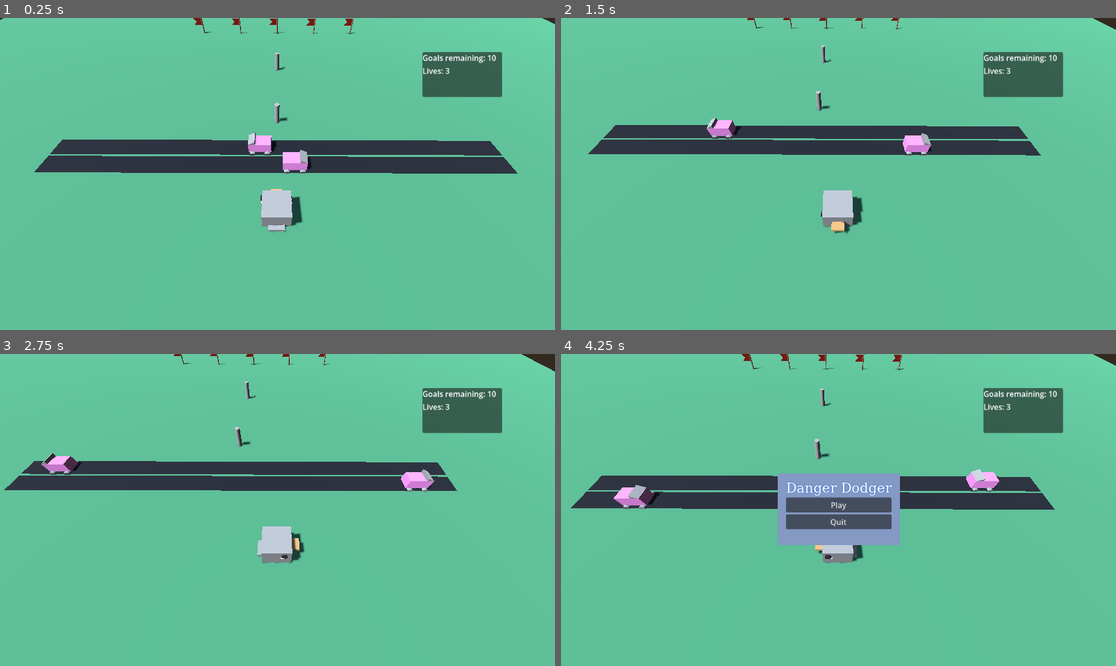
Above: before the commit, frames 1-4 (two rows, left to right).
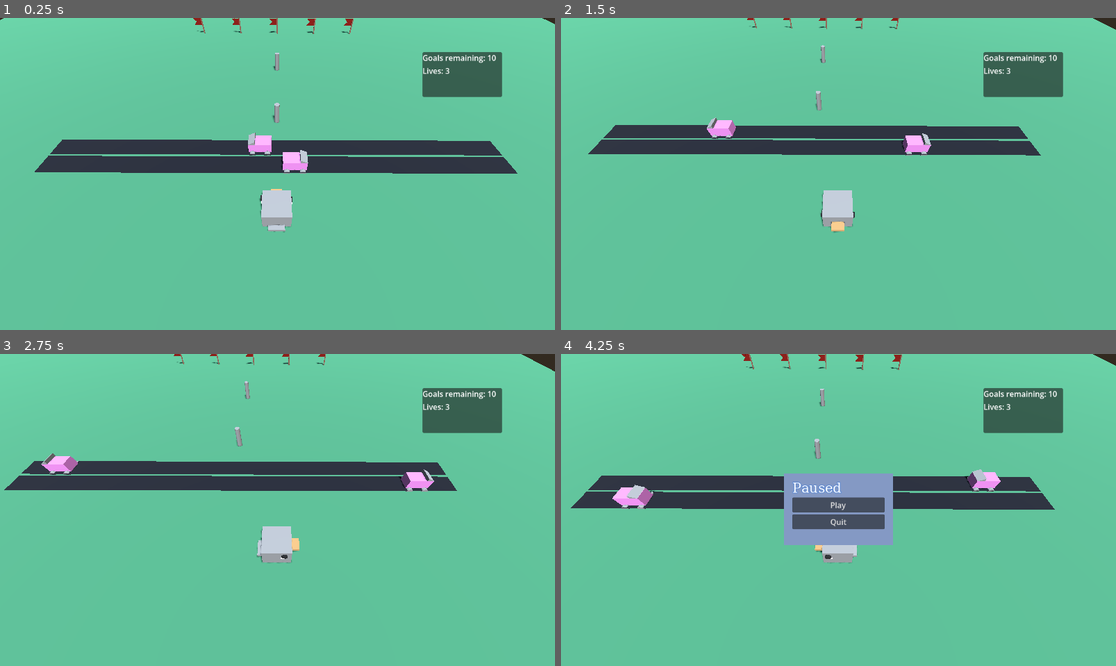
Above: after the commit, the same moments.

Repository: chloedixon11/danger-dodger
Game: Godot game, scene res://Main/Main.tscn
The game is run twice, just before and just after one commit, with the same random seed, the same clock (stepped at 60 frames per second) and the same inputs.
Inputs:
- Up to frame 1 (0.25 s): no input
- Up to frame 2 (1.5 s): hold D (move_right) 0.53-1.28 s; hold S (move_down) from 1.28 s (still down)
- Up to frame 3 (2.75 s): release S (move_down) at 2.03 s; hold D (move_right) from 2.03 s (still down)
- Up to frame 4 (4.25 s): release D (move_right) at 2.78 s; hold W (move_up) 2.78-3.53 s; hold A (move_left) from 3.53 s (still down); tap Escape (pause) at 4.15 s

The runs differ from the first frame. In frame 1, 0.9% of the frame differs, in the area x 34-64%, y 0-69%; in frame 2, 0.9%; in frame 3, 0.9%; in frame 4, 2.2%, in the area x 9-80%, y 0-68%.

Commit message:
Working on level loop

Diff:
--- a/Code/Duck/Duck.gd
+++ b/Code/Duck/Duck.gd
@@ -6,12 +6,12 @@
 @onready var lives_ui: Label = $UI/VBox/LivesUI
 
 @export var lives: int = 3
+@export var level: Level
 
 var leap_distance: float = 1.0
 var weight: float = 1.0
 var weight_speed: float = 5.0
 
-var main: Main
 var spawning_point: Vector3
 var current_spot: Vector3
 var next_spot: Vector3
@@ -22,8 +22,8 @@
 	spawning_point = position
 	current_spot = position
 	next_spot = position
-	main = get_parent()
 
+	level = get_parent()
 	update_lives(0)
 
 
@@ -87,7 +87,7 @@
 		respawn()
 		print("Goal!!!")
 		other_area.set_occupied()
-		main.check_game_over()
+		level.check_level_over()
 
 	if other_area is Vehicle:
 		update_lives(-1)
--- /dev/null
+++ b/Code/Levels/Level.gd
@@ -0,0 +1,27 @@
+extends Node3D
+class_name  Level
+
+@onready var goal_0: Goal = $Goals/Goal0
+@onready var goal_1: Goal = $Goals/Goal1
+@onready var goal_2: Goal = $Goals/Goal2
+@onready var goal_3: Goal = $Goals/Goal3
+@onready var goal_4: Goal = $Goals/Goal4
+
+var main: Main
+var goals: Array
+
+func _ready() -> void:
+	goals.append(goal_0)
+	goals.append(goal_1)
+	goals.append(goal_2)
+	goals.append(goal_3)
+	goals.append(goal_4)
+
+func check_level_over():
+	for goal in goals:
+		if not goal.occupied:
+			print("Game not over")
+			return
+	print("Game Over")
+	main.next_level()
+	#pause_menu.game_over("You Win!")
--- /dev/null
+++ b/Code/Levels/SkyWorld.tscn
@@ -0,0 +1,60 @@
+[gd_scene format=3 uid="uid://qjr6jp64qq8p"]
+
+[ext_resource type="Script" uid="uid://d3d2r0u0p7bod" path="res://Levels/Level.gd" id="1_g4bax"]
+[ext_resource type="PackedScene" uid="uid://c4v0peqkg130j" path="res://Goal/Goal.tscn" id="2_e4jwm"]
+[ext_resource type="PackedScene" uid="uid://berl535au27hs" path="res://Lane/Lane.tscn" id="3_612c4"]
+[ext_resource type="PackedScene" uid="uid://d10bdq3u7df63" path="res://Vehicle/Vehicle.tscn" id="4_s5kmm"]
+[ext_resource type="PackedScene" uid="uid://bimiowbq37tmt" path="res://Duck/Duck.tscn" id="5_u6y4n"]
+
+[sub_resource type="StandardMaterial3D" id="StandardMaterial3D_eh51w"]
+albedo_color = Color(0.2666077, 0.5339965, 0.39391467, 1)
+
+[sub_resource type="PlaneMesh" id="PlaneMesh_op42x"]
+size = Vector2(50, 50)
+
+[sub_resource type="CylinderMesh" id="CylinderMesh_pe13q"]
+top_radius = 0.123535156
+bottom_radius = 0.123535156
+
+[node name="SkyWorld" type="Node3D" unique_id=2045553894]
+script = ExtResource("1_g4bax")
+
+[node name="Goals" type="Node3D" parent="." unique_id=1763357328]
+
+[node name="Goal0" parent="Goals" unique_id=1585610551 instance=ExtResource("2_e4jwm")]
+transform = Transform3D(1, 0, 0, 0, 1, 0, 0, 0, 1, 0, 0, -16.11776)
+
+[node name="Lane2" parent="." unique_id=1649162153 instance=ExtResource("3_612c4")]
+transform = Transform3D(1.3113416e-07, 0, -1, 0, 1, 0, 1, 0, 1.3113416e-07, 0, 0, -3.2096472)
+
+[node name="Vehicle" parent="Lane2" unique_id=1002617338 instance=ExtResource("4_s5kmm")]
+transform = Transform3D(-1, 0, 8.742278e-08, 0, 1, 0, -8.742278e-08, 0, -1, 0, 0, 0)
+
+[node name="Lane" parent="." unique_id=195159388 instance=ExtResource("3_612c4")]
+transform = Transform3D(-4.371139e-08, 0, 1, 0, 1, 0, -1, 0, -4.371139e-08, 0, 0, -2.2096472)
+
+[node name="Vehicle" parent="Lane" unique_id=405827139 instance=ExtResource("4_s5kmm")]
+transform = Transform3D(-1, 0, 8.742278e-08, 0, 1, 0, -8.742278e-08, 0, -1, 0, 0, 0)
+
+[node name="Ground" type="MeshInstance3D" parent="." unique_id=588138180]
+material_override = SubResource("StandardMaterial3D_eh51w")
+mesh = SubResource("PlaneMesh_op42x")
+metadata/_edit_lock_ = true
+
+[node name="MeshInstance3D" type="MeshInstance3D" parent="Ground" unique_id=1503108903]
+transform = Transform3D(1, 0, 0, 0, 1, 0, 0, 0, 1, 0, 0, -5.092991)
+mesh = SubResource("CylinderMesh_pe13q")
+skeleton = NodePath("../..")
+
+[node name="MeshInstance3D3" type="MeshInstance3D" parent="Ground" unique_id=550567102]
+transform = Transform3D(1, 0, 0, 0, 1, 0, 0, 0, 1, 0, 0, -10.272135)
+mesh = SubResource("CylinderMesh_pe13q")
+skeleton = NodePath("../..")
+
+[node name="Duck" parent="." unique_id=1158991918 instance=ExtResource("5_u6y4n")]
+
+[node name="Rig" type="Node3D" parent="Duck" unique_id=1010792245]
+transform = Transform3D(1, 2.3283064e-10, 0, 0, 0.5838813, -0.8118391, 0, 0.8118391, 0.5838813, -0.005545419, 0, 1.7686676)
+
+[node name="Camera3D" type="Camera3D" parent="Duck/Rig" unique_id=344968759]
+transform = Transform3D(-0.9999874, 0, 0.00501598, 0, 1, 0, -0.00501598, 0, -0.9999874, 0.014142856, -2.9802322e-08, -8.473373)
--- /dev/null
+++ b/Code/Levels/TrafficTime.tscn
@@ -0,0 +1,90 @@
+[gd_scene format=3 uid="uid://yosv5cw8dv8y"]
+
+[ext_resource type="PackedScene" uid="uid://c4v0peqkg130j" path="res://Goal/Goal.tscn" id="1_48gxu"]
+[ext_resource type="Script" uid="uid://d3d2r0u0p7bod" path="res://Levels/Level.gd" id="1_tgin1"]
+[ext_resource type="PackedScene" uid="uid://berl535au27hs" path="res://Lane/Lane.tscn" id="2_de4at"]
+[ext_resource type="PackedScene" uid="uid://d10bdq3u7df63" path="res://Vehicle/Vehicle.tscn" id="3_tgin1"]
+[ext_resource type="PackedScene" uid="uid://bimiowbq37tmt" path="res://Duck/Duck.tscn" id="4_de4at"]
+
+[sub_resource type="ProceduralSkyMaterial" id="ProceduralSkyMaterial_ye6de"]
+sky_horizon_color = Color(0.66224277, 0.6717428, 0.6867428, 1)
+ground_horizon_color = Color(0.66224277, 0.6717428, 0.6867428, 1)
+
+[sub_resource type="Sky" id="Sky_8b8hp"]
+sky_material = SubResource("ProceduralSkyMaterial_ye6de")
+
+[sub_resource type="Environment" id="Environment_hg6v0"]
+background_mode = 2
+sky = SubResource("Sky_8b8hp")
+
+[sub_resource type="StandardMaterial3D" id="StandardMaterial3D_ye6de"]
+albedo_color = Color(0.2666077, 0.5339965, 0.39391467, 1)
+
+[sub_resource type="PlaneMesh" id="PlaneMesh_8b8hp"]
+size = Vector2(50, 50)
+
+[sub_resource type="CylinderMesh" id="CylinderMesh_hg6v0"]
+top_radius = 0.123535156
+bottom_radius = 0.123535156
+
+[node name="TrafficTime" type="Node3D" unique_id=354589768]
+script = ExtResource("1_tgin1")
+
+[node name="WorldEnvironment" type="WorldEnvironment" parent="." unique_id=1609719087]
+environment = SubResource("Environment_hg6v0")
+
+[node name="Sun" type="DirectionalLight3D" parent="." unique_id=657365701]
+transform = Transform3D(0.9747612, -0.19334027, 0.111625046, 0, 0.49999997, 0.86602545, -0.2232501, -0.844168, 0.48738056, 0, 0, 0)
+shadow_enabled = true
+
+[node name="Goals" type="Node3D" parent="." unique_id=1987946732]
+
+[node name="Goal0" parent="Goals" unique_id=1585610551 instance=ExtResource("1_48gxu")]
+transform = Transform3D(1, 0, 0, 0, 1, 0, 0, 0, 1, 0, 0, -16.11776)
+
+[node name="Goal1" parent="Goals" unique_id=218407800 instance=ExtResource("1_48gxu")]
+transform = Transform3D(1, 0, 0, 0, 1, 0, 0, 0, 1, 3, 0, -16.11776)
+
+[node name="Goal2" parent="Goals" unique_id=750776687 instance=ExtResource("1_48gxu")]
+transform = Transform3D(1, 0, 0, 0, 1, 0, 0, 0, 1, -3, 0, -16.11776)
+
+[node name="Goal3" parent="Goals" unique_id=305699689 instance=ExtResource("1_48gxu")]
+transform = Transform3D(1, 0, 0, 0, 1, 0, 0, 0, 1, -6, 0, -16.11776)
+
+[node name="Goal4" parent="Goals" unique_id=1755789143 instance=ExtResource("1_48gxu")]
+transform = Transform3D(1, 0, 0, 0, 1, 0, 0, 0, 1, 6, 0, -16.11776)
+
+[node name="Lane2" parent="." unique_id=1649162153 instance=ExtResource("2_de4at")]
+transform = Transform3D(1.3113416e-07, 0, -1, 0, 1, 0, 1, 0, 1.3113416e-07, 0, 0, -3.2096472)
+
+[node name="Vehicle" parent="Lane2" unique_id=1002617338 instance=ExtResource("3_tgin1")]
+transform = Transform3D(-1, 0, 8.742278e-08, 0, 1, 0, -8.742278e-08, 0, -1, 0, 0, 0)
+
+[node name="Lane" parent="." unique_id=263245784 instance=ExtResource("2_de4at")]
+transform = Transform3D(-4.371139e-08, 0, 1, 0, 1, 0, -1, 0, -4.371139e-08, 0, 0, -2.2096472)
+
+[node name="Vehicle" parent="Lane" unique_id=1376022902 instance=ExtResource("3_tgin1")]
+transform = Transform3D(-1, 0, 8.742278e-08, 0, 1, 0, -8.742278e-08, 0, -1, 0, 0, 0)
+
+[node name="Ground" type="MeshInstance3D" parent="." unique_id=1449691348]
+material_override = SubResource("StandardMaterial3D_ye6de")
+mesh = SubResource("PlaneMesh_8b8hp")
+metadata/_edit_lock_ = true
+
+[node name="MeshInstance3D" type="MeshInstance3D" parent="Ground" unique_id=2112836201]
+transform = Transform3D(1, 0, 0, 0, 1, 0, 0, 0, 1, 0, 0, -5.092991)
+mesh = SubResource("CylinderMesh_hg6v0")
+skeleton = NodePath("../..")
+
+[node name="MeshInstance3D3" type="MeshInstance3D" parent="Ground" unique_id=1690340288]
+transform = Transform3D(1, 0, 0, 0, 1, 0, 0, 0, 1, 0, 0, -10.272135)
+mesh = SubResource("CylinderMesh_hg6v0")
+skeleton = NodePath("../..")
+
+[node name="Duck" parent="." unique_id=1158991918 instance=ExtResource("4_de4at")]
+
+[node name="Rig" type="Node3D" parent="Duck" unique_id=1189862599]
+transform = Transform3D(1, 2.3283064e-10, 0, 0, 0.5838813, -0.8118391, 0, 0.8118391, 0.5838813, -0.005545419, 0, 1.7686676)
+
+[node name="Camera3D" type="Camera3D" parent="Duck/Rig" unique_id=1626651796]
+transform = Transform3D(-0.9999874, 0, 0.00501598, 0, 1, 0, -0.00501598, 0, -0.9999874, 0.014142856, -2.9802322e-08, -8.473373)
--- /dev/null
+++ b/Code/Levels/WaterWorld.tscn
@@ -0,0 +1,90 @@
+[gd_scene format=3 uid="uid://fkbjey1eoarm"]
+
+[ext_resource type="Script" uid="uid://d3d2r0u0p7bod" path="res://Levels/Level.gd" id="1_5yycp"]
+[ext_resource type="PackedScene" uid="uid://c4v0peqkg130j" path="res://Goal/Goal.tscn" id="1_rwfof"]
+[ext_resource type="PackedScene" uid="uid://berl535au27hs" path="res://Lane/Lane.tscn" id="2_5yycp"]
+[ext_resource type="PackedScene" uid="uid://d10bdq3u7df63" path="res://Vehicle/Vehicle.tscn" id="3_7touw"]
+[ext_resource type="PackedScene" uid="uid://bimiowbq37tmt" path="res://Duck/Duck.tscn" id="4_3qy7e"]
+
+[sub_resource type="ProceduralSkyMaterial" id="ProceduralSkyMaterial_usc3h"]
+sky_horizon_color = Color(0.66224277, 0.6717428, 0.6867428, 1)
+ground_horizon_color = Color(0.66224277, 0.6717428, 0.6867428, 1)
+
+[sub_resource type="Sky" id="Sky_5dqy1"]
+sky_material = SubResource("ProceduralSkyMaterial_usc3h")
+
+[sub_resource type="Environment" id="Environment_fj61p"]
+background_mode = 2
+sky = SubResource("Sky_5dqy1")
+
+[sub_resource type="StandardMaterial3D" id="StandardMaterial3D_beq8a"]
+albedo_color = Color(0.2666077, 0.5339965, 0.39391467, 1)
+
+[sub_resource type="PlaneMesh" id="PlaneMesh_qabvo"]
+size = Vector2(50, 50)
+
+[sub_resource type="CylinderMesh" id="CylinderMesh_hxt8e"]
+top_radius = 0.123535156
+bottom_radius = 0.123535156
+
+[node name="WaterWorld" type="Node3D" unique_id=289174624]
+script = ExtResource("1_5yycp")
+
+[node name="WorldEnvironment" type="WorldEnvironment" parent="." unique_id=561130215]
+environment = SubResource("Environment_fj61p")
+
+[node name="Sun" type="DirectionalLight3D" parent="." unique_id=275216525]
+transform = Transform3D(0.9747612, -0.19334027, 0.111625046, 0, 0.49999997, 0.86602545, -0.2232501, -0.844168, 0.48738056, 0, 0, 0)
+shadow_enabled = true
+
+[node name="Goals" type="Node3D" parent="." unique_id=1109272453]
+
+[node name="Goal0" parent="Goals" unique_id=1585610551 instance=ExtResource("1_rwfof")]
+transform = Transform3D(1, 0, 0, 0, 1, 0, 0, 0, 1, 0, 0, -16.11776)
+
+[node name="Goal1" parent="Goals" unique_id=1298276653 instance=ExtResource("1_rwfof")]
+transform = Transform3D(1, 0, 0, 0, 1, 0, 0, 0, 1, 3, 0, -16.11776)
+
+[node name="Goal2" parent="Goals" unique_id=935295361 instance=ExtResource("1_rwfof")]
+transform = Transform3D(1, 0, 0, 0, 1, 0, 0, 0, 1, -3, 0, -16.11776)
+
+[node name="Lane2" parent="." unique_id=1649162153 instance=ExtResource("2_5yycp")]
+transform = Transform3D(1.3113416e-07, 0, -1, 0, 1, 0, 1, 0, 1.3113416e-07, 0, 0, -3.2096472)
+
+[node name="Vehicle" parent="Lane2" unique_id=1002617338 instance=ExtResource("3_7touw")]
+transform = Transform3D(-1, 0, 8.742278e-08, 0, 1, 0, -8.742278e-08, 0, -1, 0, 0, 0)
+
+[node name="Lane" parent="." unique_id=446657771 instance=ExtResource("2_5yycp")]
+transform = Transform3D(-4.371139e-08, 0, 1, 0, 1, 0, -1, 0, -4.371139e-08, 0, 0, -2.2096472)
+
+[node name="Vehicle" parent="Lane" unique_id=730832895 instance=ExtResource("3_7touw")]
+transform = Transform3D(-1, 0, 8.742278e-08, 0, 1, 0, -8.742278e-08, 0, -1, 0, 0, 0)
+
+[node name="Lane3" parent="." unique_id=1591999769 instance=ExtResource("2_5yycp")]
+transform = Transform3D(-4.371139e-08, 0, 1, 0, 1, 0, -1, 0, -4.371139e-08, 0, 0, -7.7827415)
+
+[node name="Vehicle" parent="Lane3" unique_id=1475414060 instance=ExtResource("3_7touw")]
+transform = Transform3D(-1, 0, 8.742278e-08, 0, 1, 0, -8.742278e-08, 0, -1, 0, 0, 0)
+
+[node name="Ground" type="MeshInstance3D" parent="." unique_id=729631120]
+material_override = SubResource("StandardMaterial3D_beq8a")
+mesh = SubResource("PlaneMesh_qabvo")
+metadata/_edit_lock_ = true
+
+[node name="MeshInstance3D" type="MeshInstance3D" parent="Ground" unique_id=833497383]
+transform = Transform3D(1, 0, 0, 0, 1, 0, 0, 0, 1, 0, 0, -5.092991)
+mesh = SubResource("CylinderMesh_hxt8e")
+skeleton = NodePath("../..")
+
+[node name="MeshInstance3D3" type="MeshInstance3D" parent="Ground" unique_id=1611386186]
+transform = Transform3D(1, 0, 0, 0, 1, 0, 0, 0, 1, 0, 0, -10.272135)
+mesh = SubResource("CylinderMesh_hxt8e")
+skeleton = NodePath("../..")
+
+[node name="Duck" parent="." unique_id=1158991918 instance=ExtResource("4_3qy7e")]
+
+[node name="Rig" type="Node3D" parent="Duck" unique_id=2061078446]
+transform = Transform3D(1, 2.3283064e-10, 0, 0, 0.5838813, -0.8118391, 0, 0.8118391, 0.5838813, -0.005545419, 0, 1.7686676)
+
+[node name="Camera3D" type="Camera3D" parent="Duck/Rig" unique_id=1730913351]
+transform = Transform3D(-0.9999874, 0, 0.00501598, 0, 1, 0, -0.00501598, 0, -0.9999874, 0.014142856, -2.9802322e-08, -8.473373)
--- a/Code/Main/Main.gd
+++ b/Code/Main/Main.gd
@@ -1,26 +1,20 @@
 extends Node
 class_name Main
 
-@onready var goal_0: Goal = $Goals/Goal0
-@onready var goal_1: Goal = $Goals/Goal1
-@onready var goal_2: Goal = $Goals/Goal2
-@onready var goal_3: Goal = $Goals/Goal3
-@onready var goal_4: Goal = $Goals/Goal4
+const TRAFFIC_TIME = preload("res://Levels/TrafficTime.tscn")
+const WATER_WORLD = preload("res://Levels/WaterWorld.tscn")
+
 @onready var pause_menu: PauseMenu = $PauseMenu
 
-var goals: Array
+var level: Level = null
 
 func _ready() -> void:
-	goals.append(goal_0)
-	goals.append(goal_1)
-	goals.append(goal_2)
-	goals.append(goal_3)
-	goals.append(goal_4)
+	level = TRAFFIC_TIME.instantiate()
+	level.main = self
+	add_child(level)
 
-func check_game_over():
-	for goal in goals:
-		if not goal.occupied:
-			print("Game not over")
-			return
-	print("Game Over")
-	pause_menu.game_over("Game Over")
+func next_level():
+	level.queue_free()
+	level = WATER_WORLD.instantiate()
+	level.main = self
+	add_child(level)
--- a/Code/Main/Main.tscn
+++ b/Code/Main/Main.tscn
@@ -1,97 +1,13 @@
 [gd_scene format=3 uid="uid://cib786y4fr7cb"]
 
 [ext_resource type="Script" uid="uid://ckplnjj5kkyta" path="res://Main/Main.gd" id="1_lxy7q"]
-[ext_resource type="PackedScene" uid="uid://bimiowbq37tmt" path="res://Duck/Duck.tscn" id="2_83ytx"]
-[ext_resource type="PackedScene" uid="uid://berl535au27hs" path="res://Lane/Lane.tscn" id="2_amygn"]
-[ext_resource type="PackedScene" uid="uid://d10bdq3u7df63" path="res://Vehicle/Vehicle.tscn" id="4_ps1la"]
-[ext_resource type="PackedScene" uid="uid://c4v0peqkg130j" path="res://Goal/Goal.tscn" id="5_6aewd"]
 [ext_resource type="PackedScene" uid="uid://dkrcw84mho1yp" path="res://PauseMenu/PauseMenu.tscn" id="6_u2i7p"]
-
-[sub_resource type="ProceduralSkyMaterial" id="ProceduralSkyMaterial_83ytx"]
-sky_horizon_color = Color(0.66224277, 0.6717428, 0.6867428, 1)
-ground_horizon_color = Color(0.66224277, 0.6717428, 0.6867428, 1)
-
-[sub_resource type="Sky" id="Sky_amygn"]
-sky_material = SubResource("ProceduralSkyMaterial_83ytx")
-
-[sub_resource type="Environment" id="Environment_ps1la"]
-background_mode = 2
-sky = SubResource("Sky_amygn")
-
-[sub_resource type="StandardMaterial3D" id="StandardMaterial3D_rckyl"]
-albedo_color = Color(0.2666077, 0.5339965, 0.39391467, 1)
-
-[sub_resource type="PlaneMesh" id="PlaneMesh_rawk2"]
-size = Vector2(50, 50)
-
-[sub_resource type="CylinderMesh" id="CylinderMesh_rckyl"]
-top_radius = 0.123535156
-bottom_radius = 0.123535156
 
 [node name="Main" type="Node" unique_id=1391425956]
 script = ExtResource("1_lxy7q")
-
-[node name="WorldEnvironment" type="WorldEnvironment" parent="." unique_id=1769971861]
-environment = SubResource("Environment_ps1la")
-
-[node name="Sun" type="DirectionalLight3D" parent="." unique_id=453940782]
-transform = Transform3D(0.8474938, -0.14151797, -0.5115927, 0.53001636, 0.17307961, 0.8301364, -0.028932964, -0.97468776, 0.22169067, 0, 13.969847, 17.180618)
-shadow_enabled = true
-
-[node name="Duck" parent="." unique_id=815761097 instance=ExtResource("2_83ytx")]
-
-[node name="Rig" type="Node3D" parent="Duck" unique_id=345773725]
-transform = Transform3D(1, 2.3283064e-10, 0, 0, 0.5838813, -0.8118391, 0, 0.8118391, 0.5838813, -0.005545419, 0, 1.7686676)
-
-[node name="Camera3D" type="Camera3D" parent="Duck/Rig" unique_id=1452149435]
-transform = Transform3D(-0.9999874, 0, 0.00501598, 0, 1, 0, -0.00501598, 0, -0.9999874, 0.014142856, -2.9802322e-08, -8.473373)
-
-[node name="Ground" type="MeshInstance3D" parent="." unique_id=1461913242]
-material_override = SubResource("StandardMaterial3D_rckyl")
-mesh = SubResource("PlaneMesh_rawk2")
-metadata/_edit_lock_ = true
-
-[node name="MeshInstance3D" type="MeshInstance3D" parent="Ground" unique_id=776095818]
-transform = Transform3D(1, 0, 0, 0, 1, 0, 0, 0, 1, 0, 0, -5.092991)
-mesh = SubResource("CylinderMesh_rckyl")
-skeleton = NodePath("../..")
-
-[node name="MeshInstance3D3" type="MeshInstance3D" parent="Ground" unique_id=1016124010]
-transform = Transform3D(1, 0, 0, 0, 1, 0, 0, 0, 1, 0, 0, -10.272135)
-mesh = SubResource("CylinderMesh_rckyl")
-skeleton = NodePath("../..")
-
-[node name="Lane" parent="." unique_id=1649162153 instance=ExtResource("2_amygn")]
-transform = Transform3D(-4.371139e-08, 0, 1, 0, 1, 0, -1, 0, -4.371139e-08, 0, 0, -2.2096472)
-
-[node name="Vehicle" parent="Lane" unique_id=732389107 instance=ExtResource("4_ps1la")]
-transform = Transform3D(-1, 0, 8.742278e-08, 0, 1, 0, -8.742278e-08, 0, -1, 0, 0, 0)
-
-[node name="Lane2" parent="." unique_id=1798718671 instance=ExtResource("2_amygn")]
-transform = Transform3D(1.3113416e-07, 0, -1, 0, 1, 0, 1, 0, 1.3113416e-07, 0, 0, -3.2096472)
-
-[node name="Vehicle" parent="Lane2" unique_id=909842682 instance=ExtResource("4_ps1la")]
-transform = Transform3D(-1, 0, 8.742278e-08, 0, 1, 0, -8.742278e-08, 0, -1, 0, 0, 0)
 
 [node name="PauseMenu" parent="." unique_id=709300660 instance=ExtResource("6_u2i7p")]
 offset_left = -96.0
 offset_top = -59.0
 offset_right = 96.0
 offset_bottom = 56.0
-
-[node name="Goals" type="Node3D" parent="." unique_id=1980477512]
-
-[node name="Goal0" parent="Goals" unique_id=1585610551 instance=ExtResource("5_6aewd")]
-transform = Transform3D(1, 0, 0, 0, 1, 0, 0, 0, 1, 0, 0, -16.11776)
-
-[node name="Goal1" parent="Goals" unique_id=735385629 instance=ExtResource("5_6aewd")]
-transform = Transform3D(1, 0, 0, 0, 1, 0, 0, 0, 1, 3, 0, -16.11776)
-
-[node name="Goal2" parent="Goals" unique_id=455621593 instance=ExtResource("5_6aewd")]
-transform = Transform3D(1, 0, 0, 0, 1, 0, 0, 0, 1, -3, 0, -16.11776)
-
-[node name="Goal3" parent="Goals" unique_id=141104445 instance=ExtResource("5_6aewd")]
-transform = Transform3D(1, 0, 0, 0, 1, 0, 0, 0, 1, -6, 0, -16.11776)
-
-[node name="Goal4" parent="Goals" unique_id=1598447294 instance=ExtResource("5_6aewd")]
-transform = Transform3D(1, 0, 0, 0, 1, 0, 0, 0, 1, 6, 0, -16.11776)
--- a/Code/PauseMenu/PauseMenu.gd
+++ b/Code/PauseMenu/PauseMenu.gd
@@ -19,6 +19,7 @@
 
 
 func toggle_pause():
+	title.text = "Paused"
 	if get_tree().paused:
 		hide()
 		get_tree().paused = false
@@ -28,7 +29,7 @@
 
 func game_over(message: String):
 	title.text = message
-	play_button.text = "Play Again?"
+	play_button.text = "Next Level"
 	show()
 
 
Not shown, added: Code/Levels/Level.gd.uid
